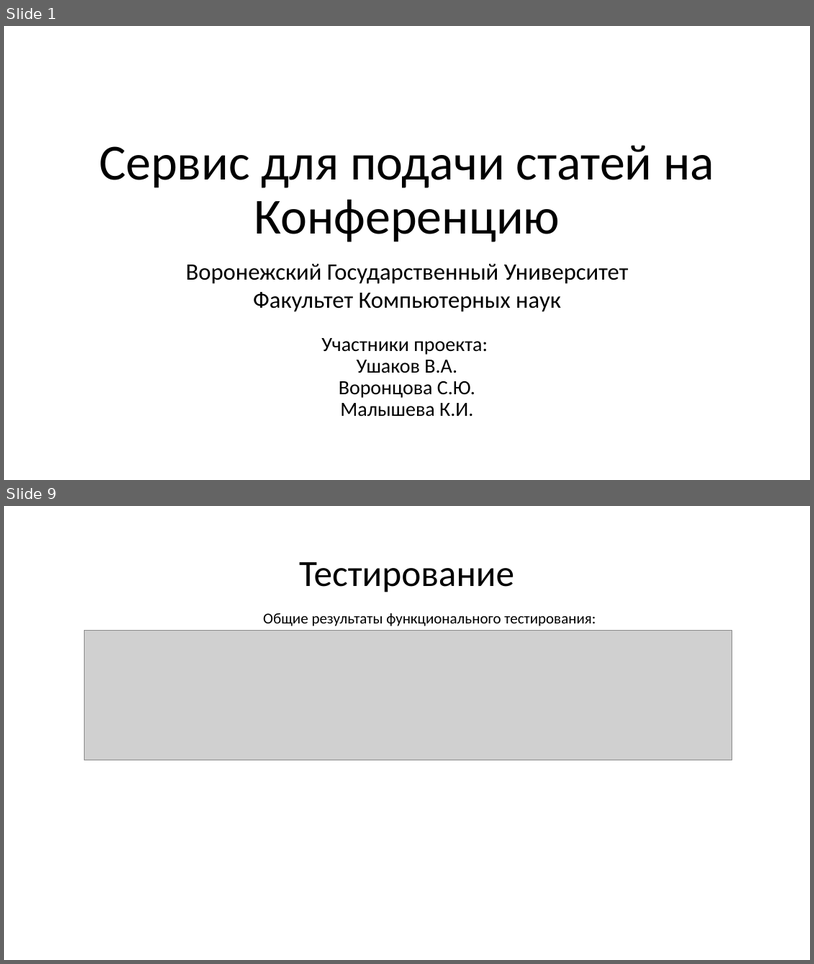
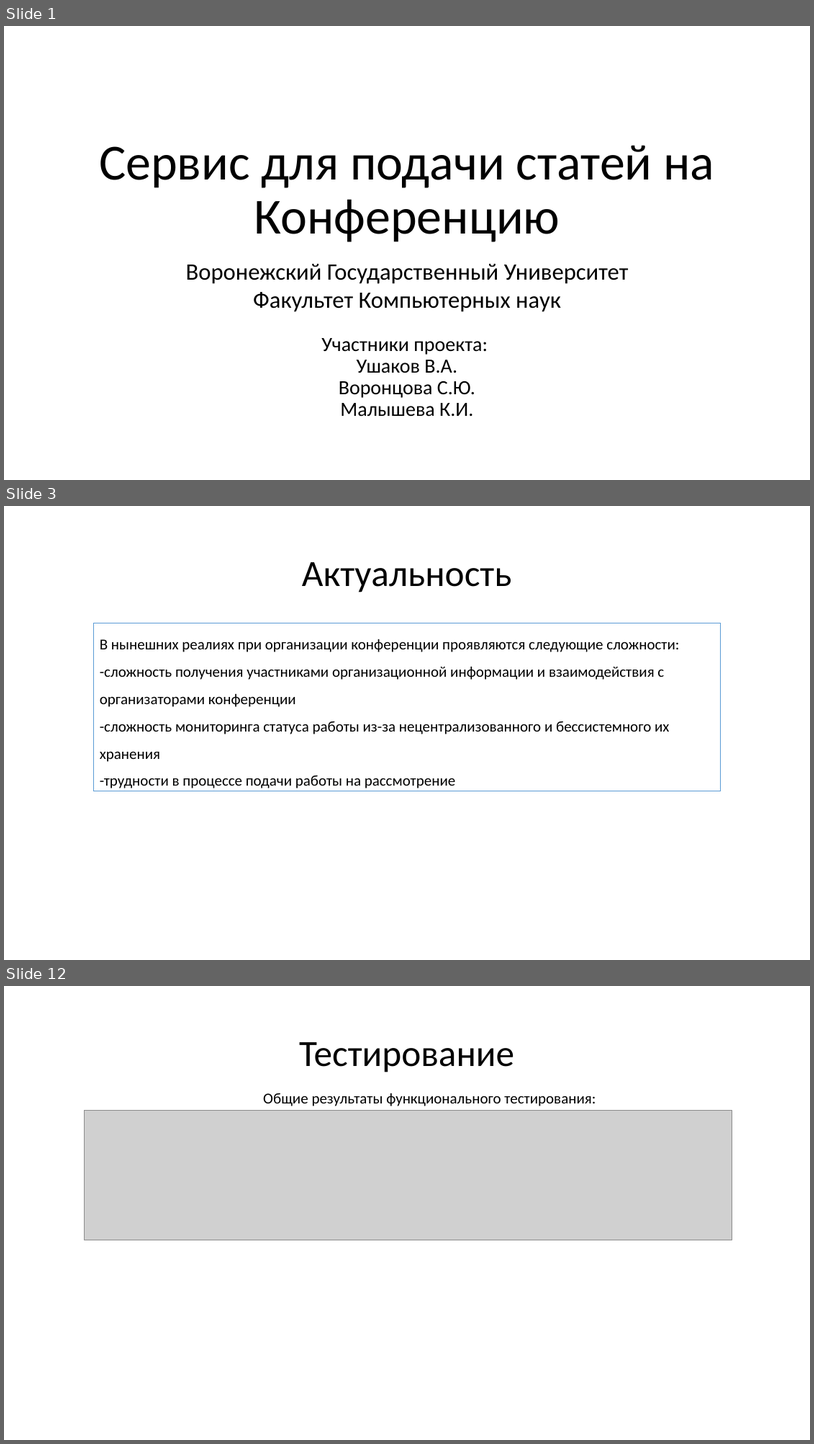
Before and after one commit to AurelVU/Conference-Site-VSU, a slide deck: Презентация.pptx. Shown one above the other, each under a label of ours: slides 1 and 9 before the commit, slides 1, 3 and 12 after it; the slides between them are not shown. The pictures are 814x964 and 814x1444 pixels, drawn with LibreOffice and Linux fonts; fonts in the diff are those of the drawing; grey boxes stand for pictures. Boxes give left, top, right and bottom in pixels: in the first picture for what was removed or moved away, otherwise in the second. Text is boxed around its words. In the diff, an @@ line names an element or a change of style, - is before the commit and + after.

```diff
--- a/Презентация.pptx
+++ b/Презентация.pptx
@@ slide 3 added at box(4, 506, 810, 960), background #FFFFFF @@
@@ title added at box(302, 562, 512, 592), 44 pt, text #000000 @@
+Актуальность
@@ rectangle added at box(93, 623, 721, 791), fill #FFFFFF, outline #5B9BD5 1 pt, 18 pt, text #000000 @@
+В нынешних реалиях при организации конференции проявляются следующие сложности:
+-сложность получения участниками организационной информации и взаимодействия с организаторами конференции
+-сложность мониторинга статуса работы из-за нецентрализованного и бессистемного их хранения
+-трудности в процессе подачи работы на рассмотрение
@@ what was slide 9 is now slide 12 @@
```
Also in this commit, not shown: 5 slides changed, 5 other slides added, 2 slides removed, 1 other file.
